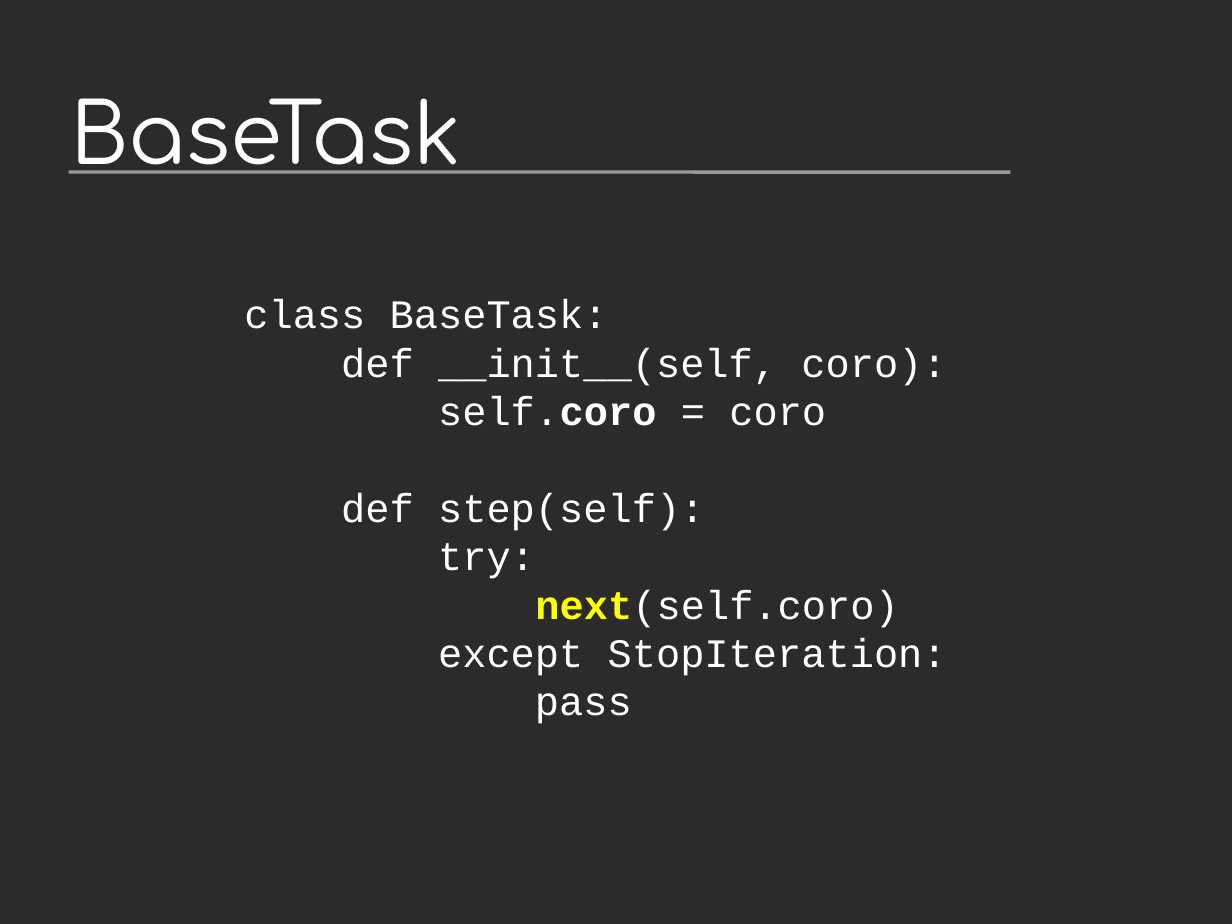
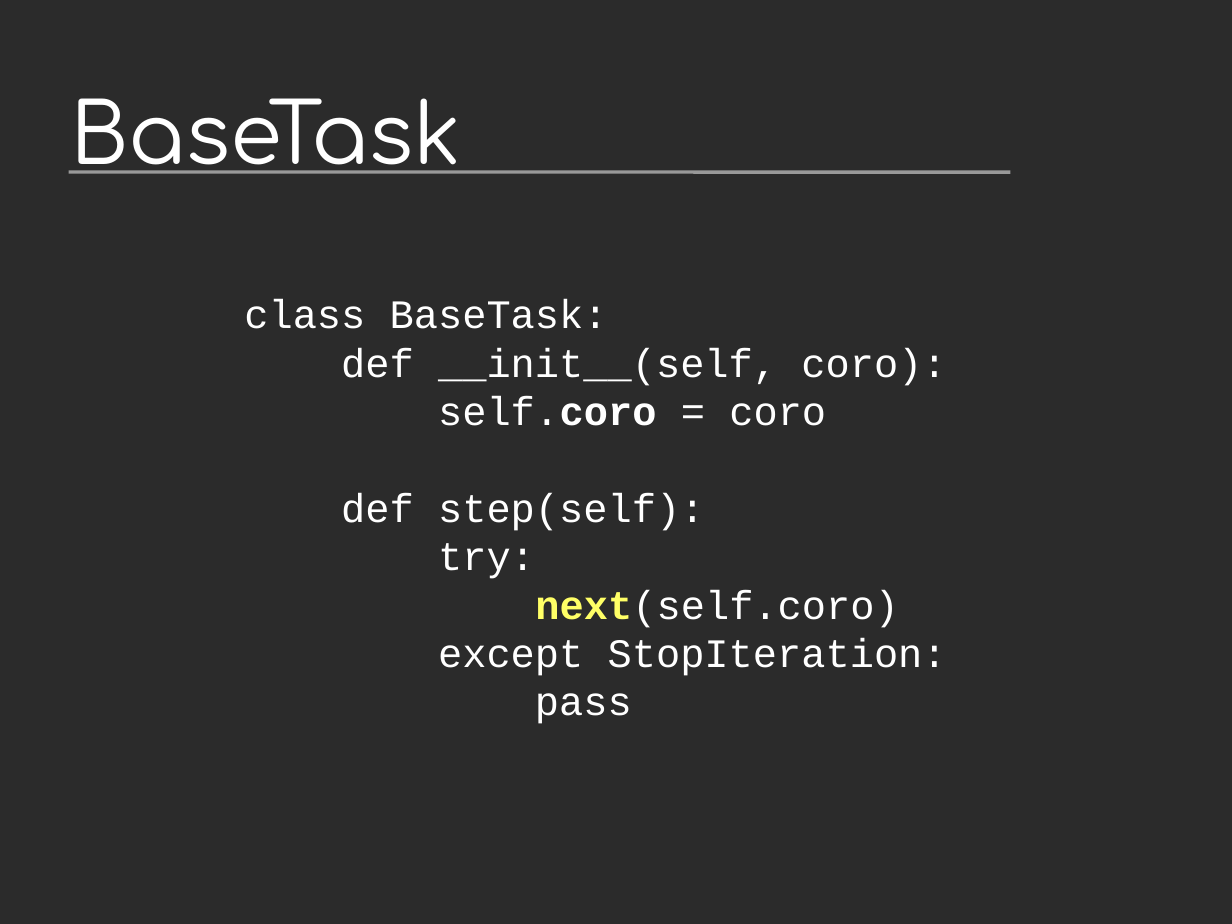
Before and after one commit to vstinner/talks, a slide deck: slide 29 of 2014-Pycon-Lyon/asyncio.odp. Drawn at 1232x924 pixels with LibreOffice and Linux fonts; fonts in the diff are those of the drawing; background and template pictures are left out; a plain dark background stands for a picture behind light text. Boxes give left, top, right and bottom in pixels: in the first picture for what was removed or moved away, otherwise in the second. Text is boxed around its words. In the diff, an @@ line names an element or a change of style, - is before the commit and + after.

```diff
--- a/2014-Pycon-Lyon/asyncio.odp
+++ b/2014-Pycon-Lyon/asyncio.odp
@@ text at (535,589,898,628): text colour #FFFF00 to #FFFF66 in "next(self.coro)" @@
```
Also in this commit, not shown: 12 other slides changed, 1 slide added, 2 other files.
